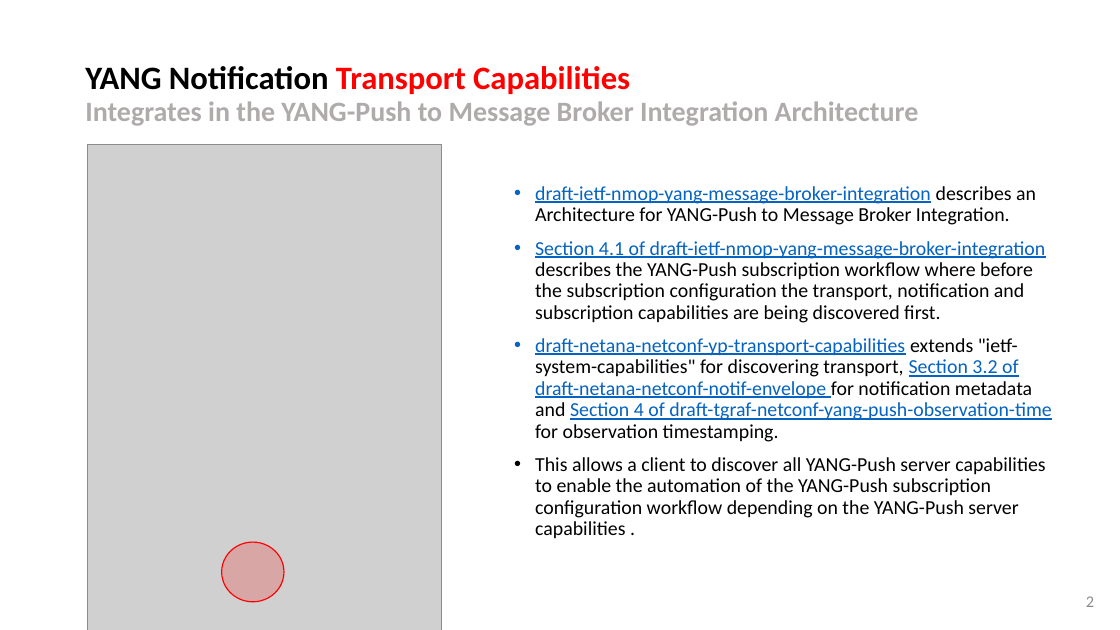
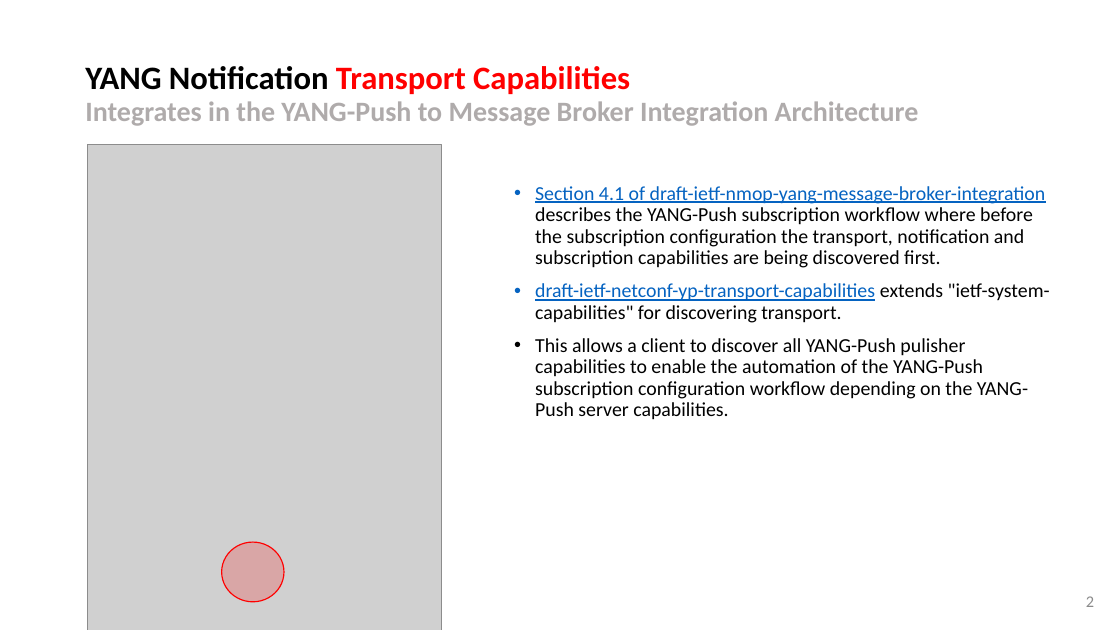
Before and after one commit to network-analytics/ietf-network-analytics-document-status, a slide deck: slide 2 of 122/NETCONF/draft-ietf-netconf-yp-transport-capabilities-00.pptx. Drawn at 1120x630 pixels with LibreOffice and Linux fonts; fonts in the diff are those of the drawing; grey boxes stand for pictures. Boxes give left, top, right and bottom in pixels: in the first picture for what was removed or moved away, otherwise in the second. Text is boxed around its words. In the diff, an @@ line names an element or a change of style, - is before the commit and + after.

```diff
--- a/122/NETCONF/draft-ietf-netconf-yp-transport-capabilities-00.pptx
+++ b/122/NETCONF/draft-ietf-netconf-yp-transport-capabilities-00.pptx
@@ text at (535,186,1036,225): paragraph removed @@
-• draft-ietf-nmop-yang-message-broker-integration describes an Architecture for YANG-Push to Message Broker Integration.
@@ text at (535,283,1050,420): text changed @@
-• draft-netana-netconf-yp-transport-capabilities extends "ietf-system-capabilities" for discovering transport, Section 3.2 of draft-netana-netconf-notif-envelope for notification metadata and Section 4 of draft-tgraf-netconf-yang-push-observation-time for observation timestamping.
-• This allows a client to discover all YANG-Push server capabilities to enable the automation of the YANG-Push subscription configuration workflow depending on the YANG-Push server capabilities .
+• draft-ietf-netconf-yp-transport-capabilities extends "ietf-system-capabilities" for discovering transport.
+• This allows a client to discover all YANG-Push pulisher capabilities to enable the automation of the YANG-Push subscription configuration workflow depending on the YANG-Push server capabilities.
```
Also in this commit, not shown: 1 other slide changed, 2 other files.
